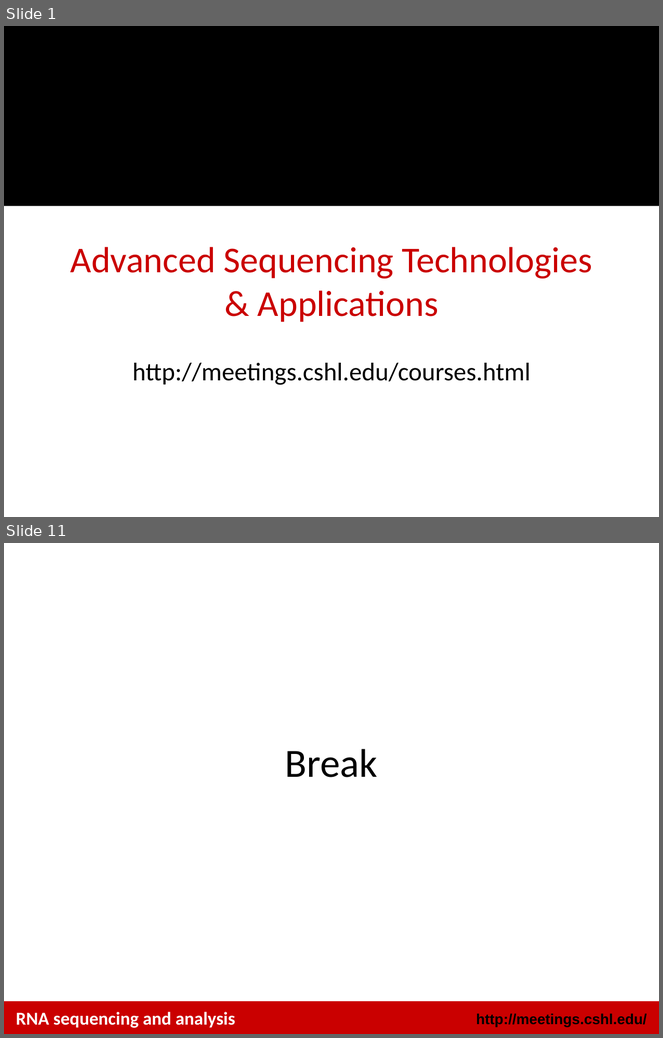
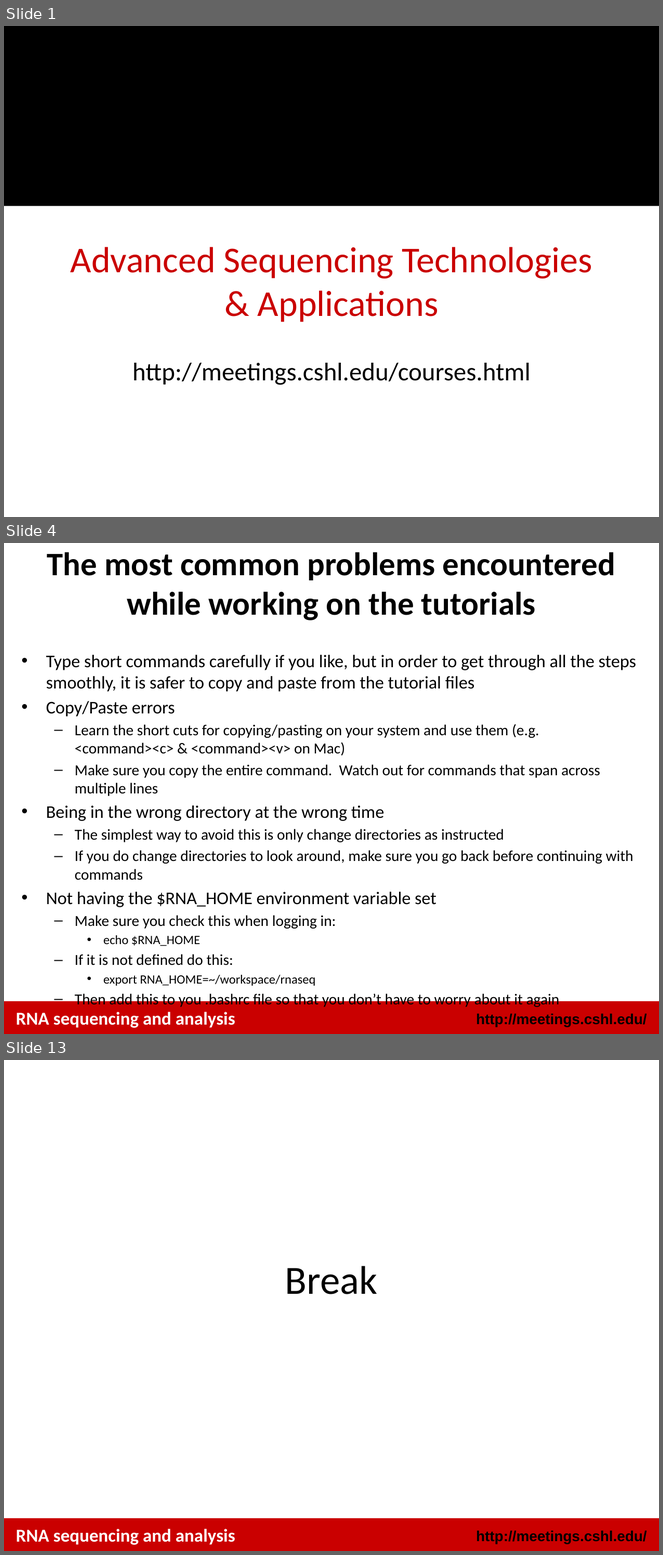
Before and after one commit to griffithlab/rnaseq_tutorial, a slide deck: lectures/cshl/2014/RNASeq_Module2_Tutorial.pptx. Shown one above the other, each under a label of ours: slides 1 and 11 before the commit, slides 1, 4 and 13 after it; the slides between them are not shown. The pictures are 663x1038 and 663x1555 pixels, drawn with LibreOffice and Linux fonts; fonts in the diff are those of the drawing; background and template pictures are left out. Boxes give left, top, right and bottom in pixels: in the first picture for what was removed or moved away, otherwise in the second. Text is boxed around its words. In the diff, an @@ line names an element or a change of style, - is before the commit and + after.

```diff
--- a/lectures/cshl/2014/RNASeq_Module2_Tutorial.pptx
+++ b/lectures/cshl/2014/RNASeq_Module2_Tutorial.pptx
@@ slide 4 added at [4,543,659,1034], background #FFFFFF; not listed: 2 template elements that a slide beside it also shows @@
@@ title added at [47,552,616,620], 36 pt, text #000000, bold @@
+The most common problems encountered while working on the tutorials
@@ text added at [46,655,636,1008], 16.8 pt, text #000000 @@
+  • Type short commands carefully if you like, but in order to get through all the steps smoothly, it is safer to copy and paste from the tutorial files
+• Copy/Paste errors
+  – Learn the short cuts for copying/pasting on your system and use them (e.g. <command><c> & <command><v> on Mac)
+  – Make sure you copy the entire command. Watch out for commands that span across multiple lines
+• Being in the wrong directory at the wrong time
+  – The simplest way to avoid this is only change directories as instructed
+  – If you do change directories to look around, make sure you go back before continuing with commands
+• Not having the $RNA_HOME environment variable set
+  – Make sure you check this when logging in:
+    • echo $RNA_HOME
+  – If it is not defined do this:
+    • export RNA_HOME=~/workspace/rnaseq
+  – Then add this to you .bashrc file so that you don’t have to worry about it again
@@ text added at [16,1012,235,1028], 20 pt, text #FFFFFF, bold @@
+RNA sequencing and analysis
@@ what was slide 11 is now slide 13 @@
```
Also in this commit, not shown: 2 slides changed, 8 other slides added, 7 slides removed, 17 other files.
